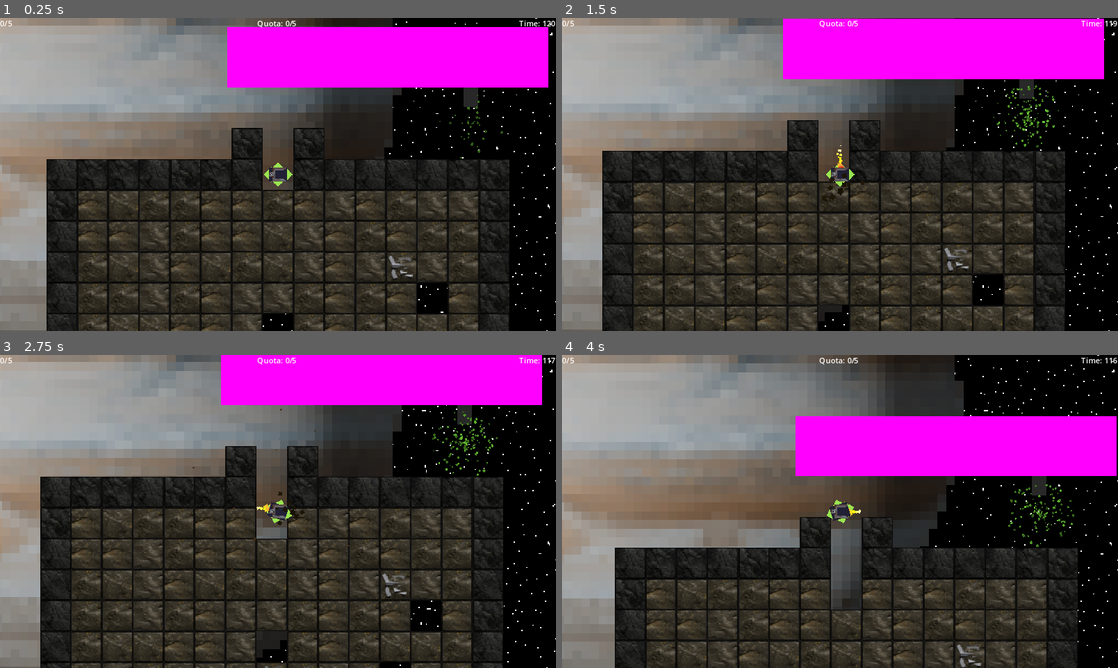
Above: before the commit, frames 1-4 (two rows, left to right).
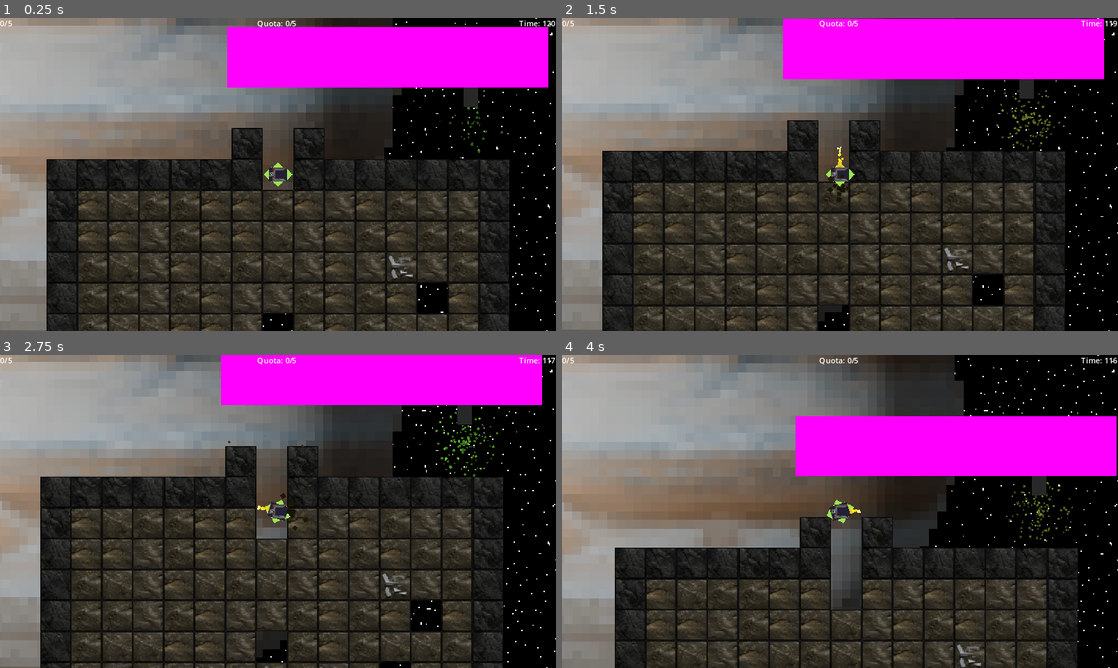
Above: after the commit, the same moments.

Repository: MissionToPsyche-Iridium/iridium_21q_web_game-csu
Game: Godot game, scene res://Scenes/pre.tscn
Same seed, same stepped clock (60 frames per second), same inputs: the game is played once before the commit and once after it.
Inputs (mouse positions are in pixels of both pictures, inside the frame that each line leads up to):
- Up to frame 1 (0.25 s): no input
- Up to frame 2 (1.5 s): move the mouse to (962, 158) at 0.52 s; hold D (right) 0.53-1.28 s; tap Space (Leave) at 0.6, 1.35 s; move the mouse to (728, 190) at 1.27 s; hold S (down) from 1.28 s (still down)
- Up to frame 3 (2.75 s): move the mouse to (333, 442) at 2.02 s; release S (down) at 2.03 s; hold D (right) from 2.03 s (still down); tap Space (Leave) at 2.1 s
- Up to frame 4 (4 s): move the mouse to (812, 574) at 2.77 s; release D (right) at 2.78 s; hold W (up) 2.78-3.53 s; tap Space (Leave) at 2.85, 3.6 s; move the mouse to (1006, 558) at 3.52 s; hold A (left) from 3.53 s (still down)

The runs differ from the first frame. In frame 1, less than 0.1% of the frame differs, in the area x 85-86%, y 24-29%; in frame 2, 0.5%; in frame 3, 0.5%, in the area x 28-90%, y 17-81%; in frame 4, 0.4%.

Commit message:
Changes to particles for mothership.

Diff:
--- a/Objects/gui.tscn
+++ b/Objects/gui.tscn
@@ -4,6 +4,21 @@
 [ext_resource type="Script" path="res://scripts/timerlabel.gd" id="2_arnaf"]
 [ext_resource type="Script" path="res://scripts/oreview.gd" id="3_fn24b"]
 [ext_resource type="Script" path="res://scripts/gui/requiredlabel.gd" id="4_euc6r"]
+
+[sub_resource type="Animation" id="Animation_b2iir"]
+length = 0.001
+tracks/0/type = "value"
+tracks/0/imported = false
+tracks/0/enabled = true
+tracks/0/path = NodePath("../Timer Label:theme_override_colors/font_color")
+tracks/0/interp = 1
+tracks/0/loop_wrap = true
+tracks/0/keys = {
+"times": PackedFloat32Array(0),
+"transitions": PackedFloat32Array(1),
+"update": 0,
+"values": [Color(1, 1, 1, 1)]
+}
 
 [sub_resource type="Animation" id="Animation_c1l0f"]
 resource_name = "blink"
@@ -18,21 +33,6 @@
 "transitions": PackedFloat32Array(1, 1),
 "update": 0,
 "values": [Color(1, 1, 1, 1), Color(0.778312, 0, 0.217269, 1)]
-}
-
-[sub_resource type="Animation" id="Animation_b2iir"]
-length = 0.001
-tracks/0/type = "value"
-tracks/0/imported = false
-tracks/0/enabled = true
-tracks/0/path = NodePath("../Timer Label:theme_override_colors/font_color")
-tracks/0/interp = 1
-tracks/0/loop_wrap = true
-tracks/0/keys = {
-"times": PackedFloat32Array(0),
-"transitions": PackedFloat32Array(1),
-"update": 0,
-"values": [Color(1, 1, 1, 1)]
 }
 
 [sub_resource type="AnimationLibrary" id="AnimationLibrary_2eyla"]
--- a/Objects/mothership.tscn
+++ b/Objects/mothership.tscn
@@ -19,6 +19,68 @@
 
 [sub_resource type="Gradient" id="Gradient_7vlly"]
 colors = PackedColorArray(0.439049, 0.439049, 0.439049, 1, 1, 1, 1, 1)
+
+[sub_resource type="Animation" id="Animation_3we4g"]
+resource_name = "notmet"
+length = 0.4
+step = 0.1
+tracks/0/type = "value"
+tracks/0/imported = false
+tracks/0/enabled = true
+tracks/0/path = NodePath(".:color")
+tracks/0/interp = 1
+tracks/0/loop_wrap = true
+tracks/0/keys = {
+"times": PackedFloat32Array(0, 0.2, 0.4),
+"transitions": PackedFloat32Array(1.8025, 1, 1.8025),
+"update": 0,
+"values": [Color(0.402996, 0.762766, 0.197313, 1), Color(0.6088, 0, 0.105132, 1), Color(0.402996, 0.762766, 0.197313, 1)]
+}
+tracks/1/type = "value"
+tracks/1/imported = false
+tracks/1/enabled = true
+tracks/1/path = NodePath(".:speed_scale")
+tracks/1/interp = 1
+tracks/1/loop_wrap = true
+tracks/1/keys = {
+"times": PackedFloat32Array(0, 0.2, 0.4),
+"transitions": PackedFloat32Array(1, 1, 1),
+"update": 0,
+"values": [1.0, 10.0, 1.0]
+}
+
+[sub_resource type="Animation" id="Animation_n0be7"]
+length = 0.001
+tracks/0/type = "value"
+tracks/0/imported = false
+tracks/0/enabled = true
+tracks/0/path = NodePath(".:color")
+tracks/0/interp = 1
+tracks/0/loop_wrap = true
+tracks/0/keys = {
+"times": PackedFloat32Array(0),
+"transitions": PackedFloat32Array(1),
+"update": 0,
+"values": [Color(0.402996, 0.762766, 0.197313, 1)]
+}
+tracks/1/type = "value"
+tracks/1/imported = false
+tracks/1/enabled = true
+tracks/1/path = NodePath(".:speed_scale")
+tracks/1/interp = 1
+tracks/1/loop_wrap = true
+tracks/1/keys = {
+"times": PackedFloat32Array(0),
+"transitions": PackedFloat32Array(1),
+"update": 0,
+"values": [1.0]
+}
+
+[sub_resource type="AnimationLibrary" id="AnimationLibrary_apmp5"]
+_data = {
+"RESET": SubResource("Animation_n0be7"),
+"notmet": SubResource("Animation_3we4g")
+}
 
 [node name="mothership" type="Node2D"]
 scale = Vector2(10, 10)
@@ -55,6 +117,7 @@
 shape = SubResource("CapsuleShape2D_mod6i")
 
 [node name="CPUParticles2D" type="CPUParticles2D" parent="depot"]
+z_index = -3
 position = Vector2(50.1, 19.9)
 amount = 128
 randomness = 0.47
@@ -68,6 +131,11 @@
 scale_amount_max = 5.0
 color = Color(0.402996, 0.762766, 0.197313, 1)
 color_ramp = SubResource("Gradient_7vlly")
+
+[node name="AnimationPlayer" type="AnimationPlayer" parent="depot/CPUParticles2D"]
+libraries = {
+"": SubResource("AnimationLibrary_apmp5")
+}
 
 [node name="Tube" type="Line2D" parent="."]
 z_index = -2
--- a/scripts/mothership.gd
+++ b/scripts/mothership.gd
@@ -3,6 +3,7 @@
 var droneinsidedepot: bool = false #True if the drone is inside the depot hitbox.
 var drone: CharacterBody2D = null
 @onready var spacecount: int = 0
+@onready var failure: AnimationPlayer = $depot/CPUParticles2D/AnimationPlayer
 
 
 func _physics_process(delta: float) -> void:
@@ -13,6 +14,7 @@
 			Gamemaster.leave_pre()
 	if not CurrencyManager.get_balance() >= Gamemaster.diffdict[Gamemaster.day]['required'] and Input.is_action_just_pressed("Leave"):
 		#TODO: play a failure sound here.
+		failure.play("notmet")
 		#TODO: have text say "required not met! or something."
 		pass
 	pass
Not shown: 1 places in Objects/mothership.tscn that only renumber resources
